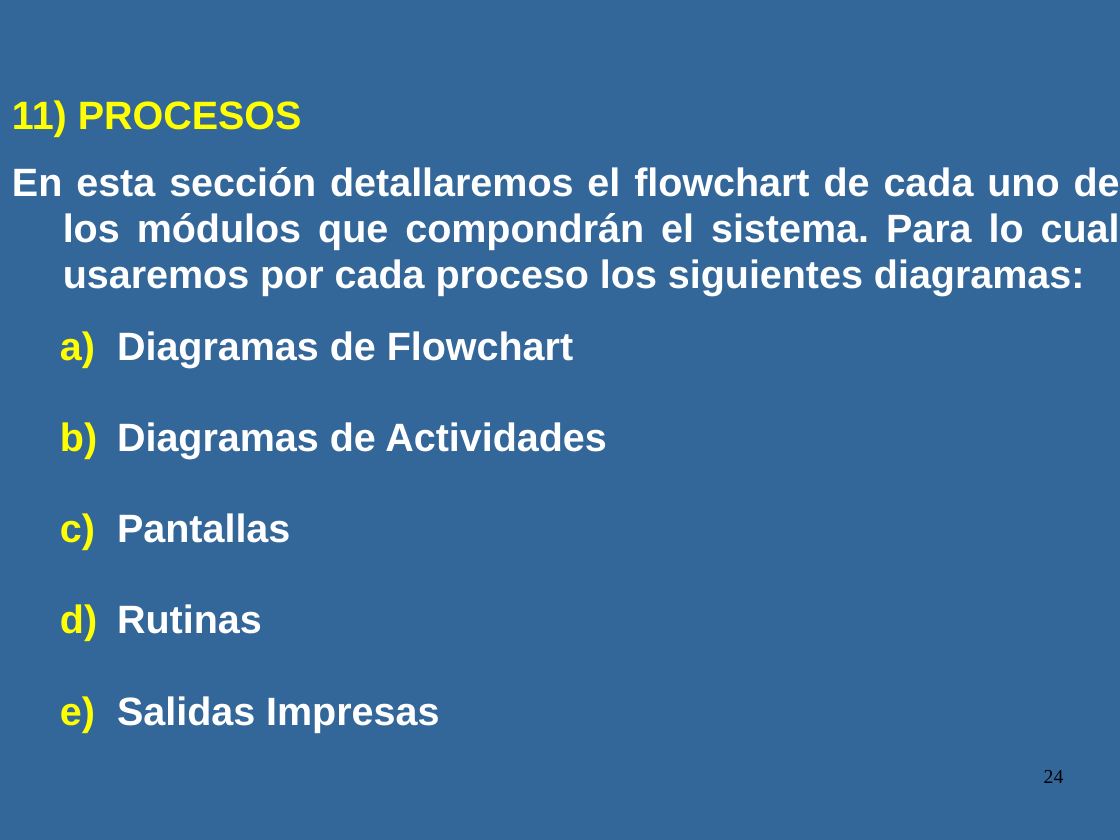
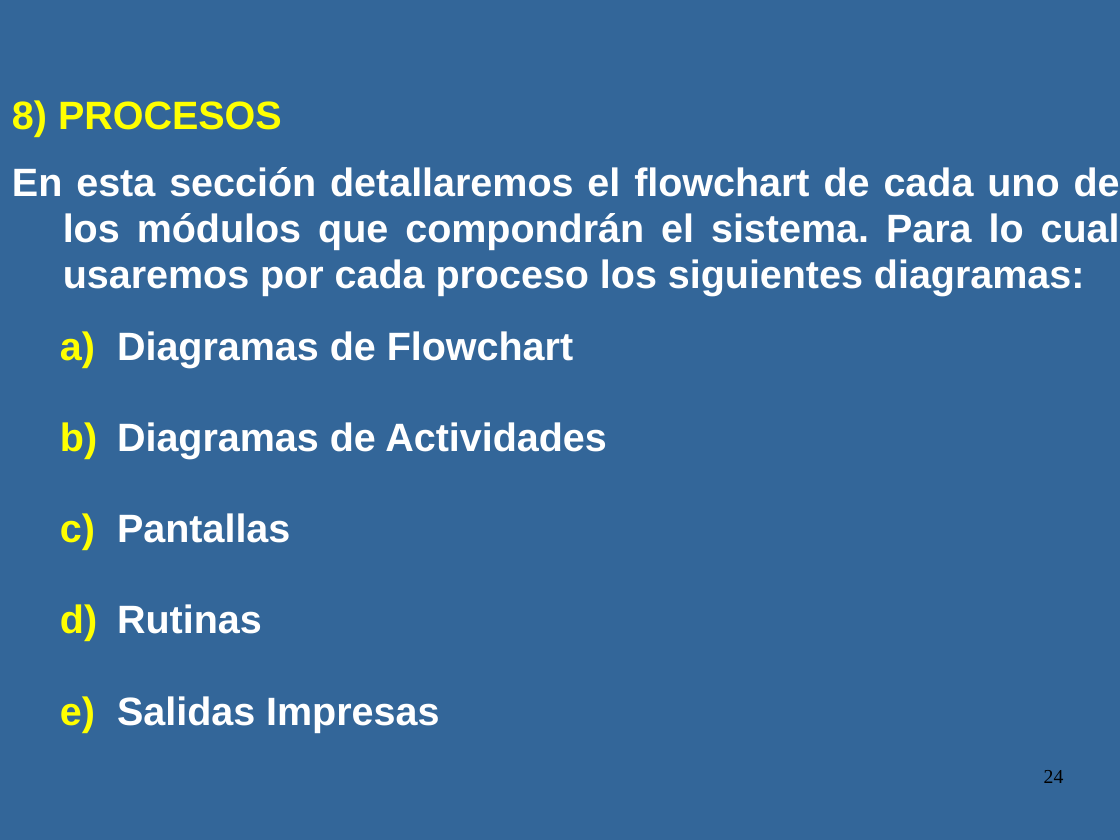
Before and after one commit to luismagarinos/Material-de-estudio-2023---MOO, a slide deck: slide 24 of Proyecto de Sistema 2023.ppt. Drawn at 1120x840 pixels with LibreOffice and Linux fonts; fonts in the diff are those of the drawing. Boxes give left, top, right and bottom in pixels: in the first picture for what was removed or moved away, otherwise in the second. Text is boxed around its words. In the diff, an @@ line names an element or a change of style, - is before the commit and + after.

```diff
--- a/Proyecto de Sistema 2023.ppt
+++ b/Proyecto de Sistema 2023.ppt
@@ text at box(12, 100, 282, 137): text changed @@
-      11) PROCESOS
+      8) PROCESOS
```
Also in this commit, not shown: 9 other slides changed, 2 other files.
